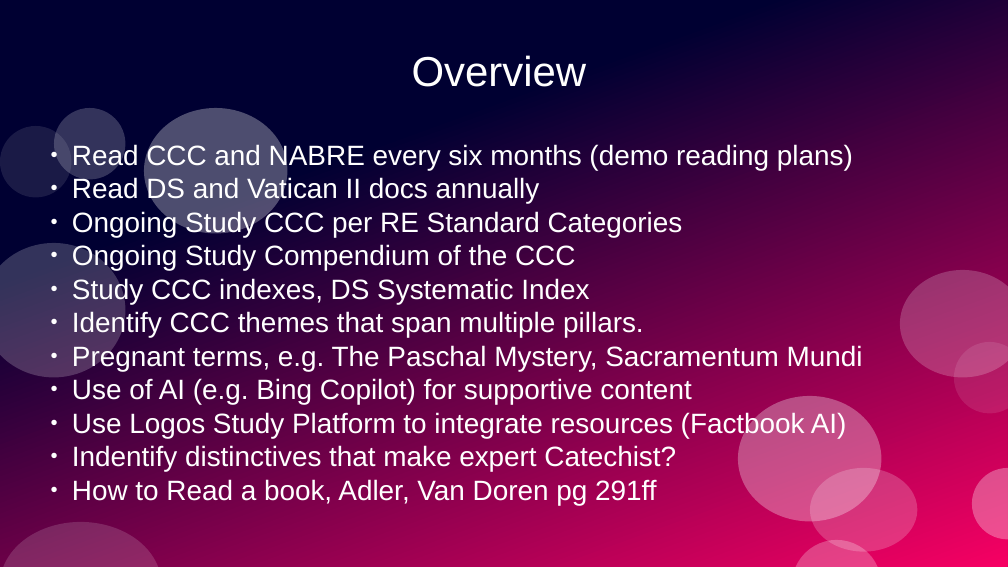
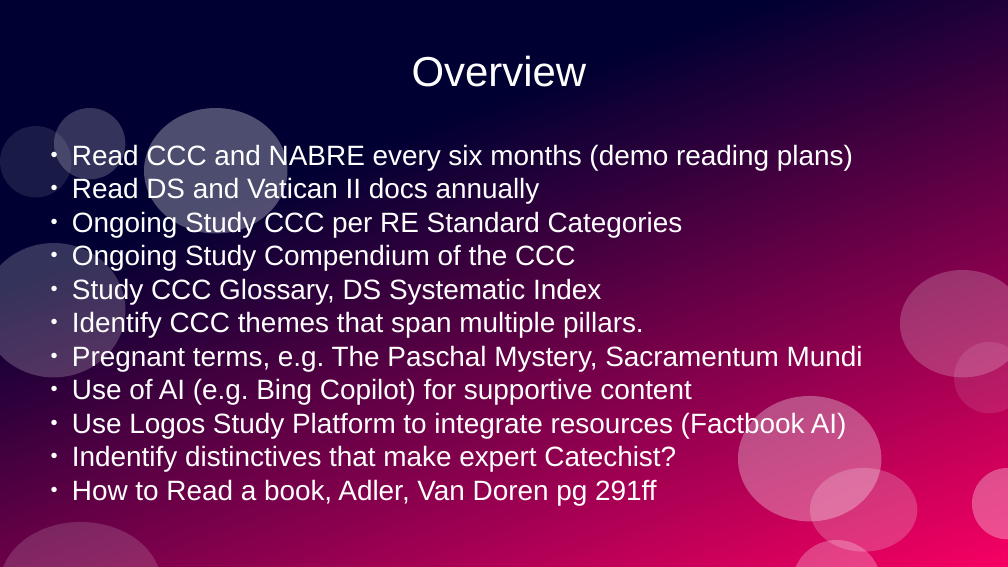
Before and after one commit to stevemac321/Catechist, a slide deck: slide 2 of Mastery.pptx. Drawn at 1008x567 pixels with LibreOffice and Linux fonts; fonts in the diff are those of the drawing. Boxes give left, top, right and bottom in pixels: in the first picture for what was removed or moved away, otherwise in the second. Text is boxed around its words. In the diff, an @@ line names an element or a change of style, - is before the commit and + after.

```diff
--- a/Mastery.pptx
+++ b/Mastery.pptx
@@ subtitle at bbox=[72, 277, 601, 304]: text changed @@
-● Study CCC indexes, DS Systematic Index
+● Study CCC Glossary, DS Systematic Index
```
Also in this commit, not shown: 1 other slide changed, 2 other files.
